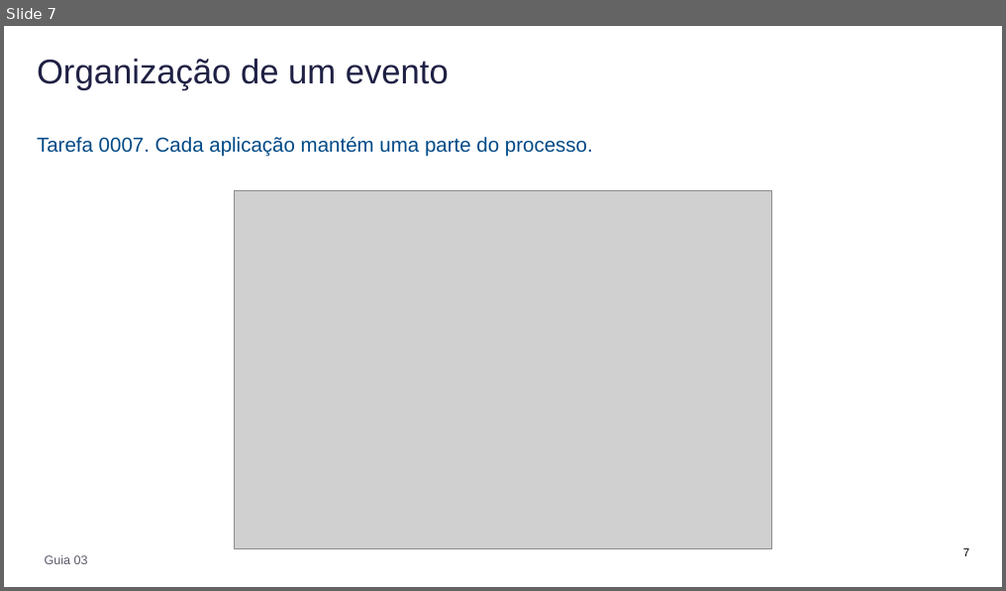
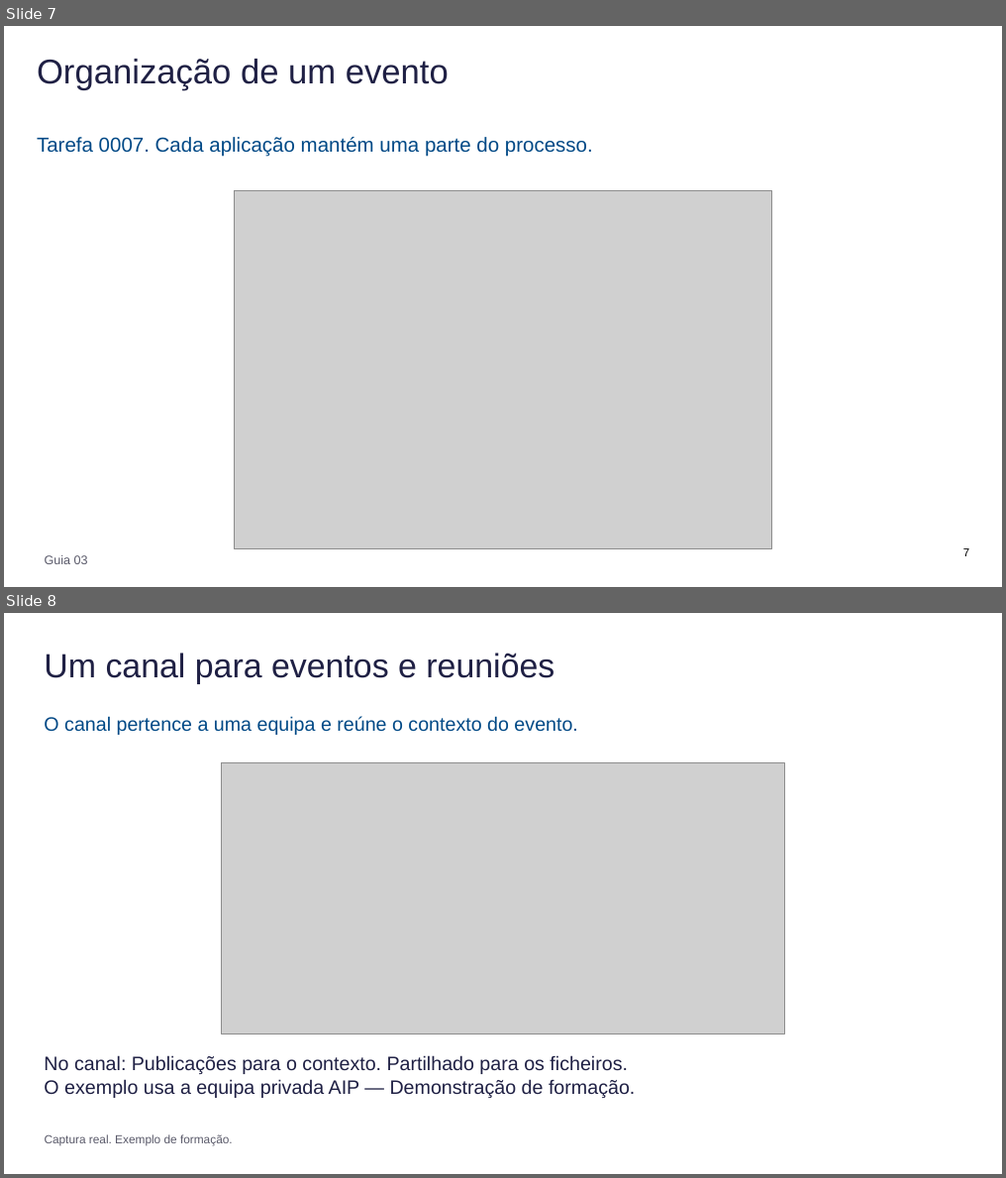
Before and after one commit to mpspmf/AIP-Tuturials, a slide deck: ASTRA/AIP_Apresentacao.pptx. Shown one above the other, each under a label of ours: slide 7 before the commit, slides 7 and 8 after it. The pictures are 1006x591 and 1006x1178 pixels, drawn with LibreOffice and Linux fonts; fonts in the diff are those of the drawing; grey boxes stand for pictures. Boxes give left, top, right and bottom in pixels: in the first picture for what was removed or moved away, otherwise in the second. Text is boxed around its words. In the diff, an @@ line names an element or a change of style, - is before the commit and + after.

```diff
--- a/ASTRA/AIP_Apresentacao.pptx
+++ b/ASTRA/AIP_Apresentacao.pptx
@@ slide 8 added at [4,613,1002,1174], background #FFFFFF @@
@@ text added at [44,653,554,684], 32.2 pt, text #1F2044 @@
+Um canal para eventos e reuniões
@@ text added at [44,716,577,735], 18.8 pt, text #004986 @@
+O canal pertence a uma equipa e reúne o contexto do evento.
@@ picture added at [222,762,785,1034] @@
@@ text added at [44,1056,635,1098], 18.8 pt, text #1F2044 @@
+No canal: Publicações para o contexto. Partilhado para os ficheiros.
+O exemplo usa a equipa privada AIP — Demonstração de formação.
@@ text added at [45,1135,233,1147], 11.2 pt, text #5A5A6A @@
+Captura real. Exemplo de formação.
```
Also in this commit, not shown: 1 slide changed, 12 other slides added, 8 slides removed, 6 other files.
